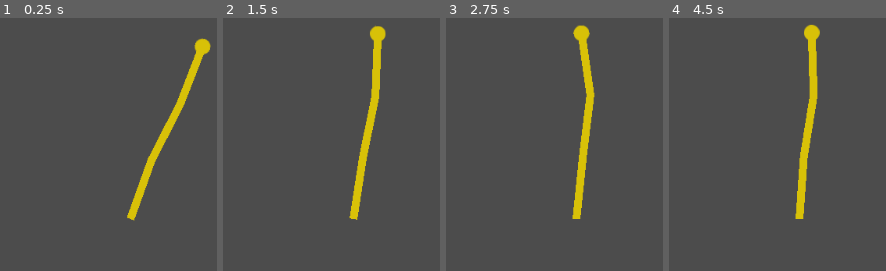
Above: before the commit, frames 1-4 (left to right).
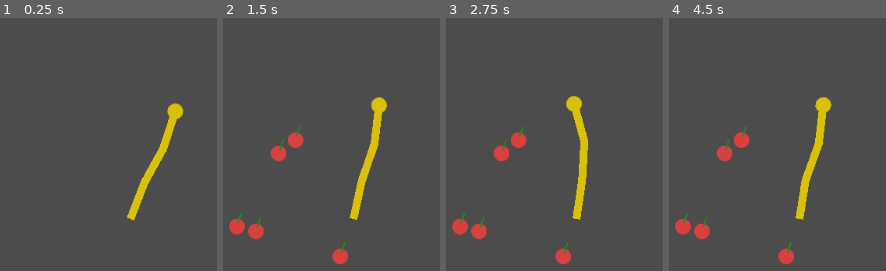
Above: after the commit, the same moments.

Repository: AnJ95/tectonicGiraffe
Game: Godot game, scene res://main/Main.tscn
Two runs of this game, one before a commit and one after it. Both use one fixed random seed, a clock stepped at 60 frames per second and the inputs below.
Inputs:
- Up to frame 1 (0.25 s): no input
- Up to frame 2 (1.5 s): tap W (key_0) at 0.6 s; tap A (key_1) at 0.8, 1.35 s
- Up to frame 3 (2.75 s): tap D (key_2) at 1.55, 2.1 s; tap S (key_3) at 2.3 s
- Up to frame 4 (4.5 s): tap S (key_3) at 2.85 s; tap W (key_0) at 3.05, 3.6 s; tap A (key_1) at 3.8, 4.35 s

The runs differ from the first frame. In frame 1, 2.5% of the frame differs, in the area x 58-98%, y 7-80%; in frame 2, 5.6%; in frame 3, 4.9%; in frame 4, 6.2%, in the area x 2-76%, y 2-98%.

Commit message:
Added Fruits

Diff:
--- /dev/null
+++ b/fruit/Fruit.gd
@@ -0,0 +1,16 @@
+extends Node2D
+
+export(Gradient) var rot_gradient
+
+var is_collected = false
+
+
+func _on_fruit_collected(fruit):
+    if fruit != self:
+        return
+
+    if is_collected:
+        return
+
+    is_collected = true
+    call_deferred("queue_free")
--- /dev/null
+++ b/fruit/Fruit.tscn
@@ -0,0 +1,33 @@
+[gd_scene load_steps=4 format=2]
+
+[ext_resource path="res://fruit/Fruit.gd" type="Script" id=1]
+[ext_resource path="res://assets/sprites/circle.png" type="Texture" id=2]
+
+[sub_resource type="CircleShape2D" id=1]
+
+[node name="Fruit" type="Node2D" groups=[
+"Fruit",
+]]
+script = ExtResource( 1 )
+
+[node name="circle" type="Sprite" parent="."]
+modulate = Color( 0.862745, 0.254902, 0.254902, 1 )
+texture = ExtResource( 2 )
+
+[node name="ColorRect" type="ColorRect" parent="."]
+margin_left = 5.03009
+margin_top = -18.1465
+margin_right = 7.03009
+margin_bottom = -4.14652
+rect_rotation = 19.6
+color = Color( 0.105882, 0.568627, 0.0901961, 1 )
+__meta__ = {
+"_edit_use_anchors_": false
+}
+
+[node name="Area2D" type="Area2D" parent="."]
+visible = false
+
+[node name="CollisionShape2D" type="CollisionShape2D" parent="Area2D"]
+scale = Vector2( 1.5, 1.5 )
+shape = SubResource( 1 )
--- /dev/null
+++ b/main/Main.gd
@@ -0,0 +1,23 @@
+extends Node2D
+
+signal fruit_collected(fruit)
+
+onready var giraffe = $Giraffe
+
+onready var Fruit = preload("res://fruit/Fruit.tscn")
+
+func _ready():
+    connect("fruit_collected", self, "_on_fruit_collected")
+
+func _on_fruit_collected(_fruit):
+    call_deferred("spawn_fruit")
+
+func _on_Timer_timeout():
+    for i in range(5):
+        spawn_fruit()
+
+func spawn_fruit():
+    var fruit = Fruit.instance()
+    connect("fruit_collected", fruit, "_on_fruit_collected")
+    add_child(fruit)
+    fruit.global_position = giraffe.calc_random_reachable_pos()
--- a/main/Main.tscn
+++ b/main/Main.tscn
@@ -1,7 +1,15 @@
-[gd_scene load_steps=2 format=2]
+[gd_scene load_steps=3 format=2]
 
-[ext_resource path="res://neck/Giraffe.tscn" type="PackedScene" id=1]
+[ext_resource path="res://main/Main.gd" type="Script" id=1]
+[ext_resource path="res://neck/Giraffe.tscn" type="PackedScene" id=2]
 
 [node name="Main" type="Node2D"]
+script = ExtResource( 1 )
 
-[node name="Giraffe" parent="." instance=ExtResource( 1 )]
+[node name="Giraffe" parent="." instance=ExtResource( 2 )]
+
+[node name="Timer" type="Timer" parent="."]
+wait_time = 0.5
+one_shot = true
+autostart = true
+[connection signal="timeout" from="Timer" to="." method="_on_Timer_timeout"]
--- a/neck/Giraffe.gd
+++ b/neck/Giraffe.gd
@@ -4,14 +4,24 @@
 onready var head = $Neck/Head
 
 var time = 0
+var is_clone = false
 
 func _ready():
+
+    get_parent().connect("fruit_collected", self, "_on_fruit_collected")
+
     randomize()
     for i in range(3):
         add_segment()
 
+
+
 func _process(delta):
     time += delta
+
+
+func _on_fruit_collected(_fruit):
+    call_deferred("add_segment")
 
 func add_segment():
     # add new segment to heads parent
@@ -24,5 +34,24 @@
     head.position = seg.get_next_seg_local_pos()
 
 func calc_random_reachable_pos():
-    var clone = self.duplicate()
-    print(clone.head.global_position)
+    set_all_angles_random()
+
+    var pos = head.global_position
+
+    restore_all_angles()
+
+    return pos
+
+func set_all_angles_random():
+    # iterate from head to body
+    var seg = head.get_parent()
+    while seg.is_in_group("Seg"):
+        seg.set_angle_random()
+        seg = seg.get_parent()
+
+func restore_all_angles():
+    # iterate from head to body
+    var seg = head.get_parent()
+    while seg.is_in_group("Seg"):
+        seg.restore_angle()
+        seg = seg.get_parent()
--- /dev/null
+++ b/neck/Head.gd
@@ -0,0 +1,13 @@
+extends Node2D
+
+
+
+func _on_Area2D_area_entered(area):
+
+    if !area.get_parent().is_in_group("Fruit"):
+        return
+
+    if area.get_parent().is_collected:
+        return
+
+    get_tree().root.get_node("Main").emit_signal("fruit_collected", area.get_parent())
--- a/neck/Head.tscn
+++ b/neck/Head.tscn
@@ -1,10 +1,12 @@
-[gd_scene load_steps=3 format=2]
+[gd_scene load_steps=4 format=2]
 
 [ext_resource path="res://assets/sprites/circle.png" type="Texture" id=1]
+[ext_resource path="res://neck/Head.gd" type="Script" id=2]
 
 [sub_resource type="CircleShape2D" id=1]
 
 [node name="Head" type="Node2D"]
+script = ExtResource( 2 )
 
 [node name="circle" type="Sprite" parent="."]
 modulate = Color( 0.85098, 0.760784, 0.0352941, 1 )
@@ -14,3 +16,4 @@
 
 [node name="CollisionShape2D" type="CollisionShape2D" parent="Area2D"]
 shape = SubResource( 1 )
+[connection signal="area_entered" from="Area2D" to="." method="_on_Area2D_area_entered"]
--- a/neck/Seg.gd
+++ b/neck/Seg.gd
@@ -15,7 +15,7 @@
 export(float) var wiggle_period = 1.0
 
 export(float) var width = 10
-export(float) var length = 80
+export(float) var length = 50
 
 
 
@@ -37,18 +37,29 @@
     Left, Right
 }
 var keys = ["key_0", "key_1", "key_2", "key_3"]
+var antagonist_keys = {
+    "key_0" : "key_3",
+    "key_3" : "key_0",
+    "key_1" : "key_2",
+    "key_2" : "key_1"
+}
 var actions = [Action.Left, Action.Right]
 
 var key_to_action_map = {}
 
 func init_key_mapping():
-    while actions.size() > 0 and keys.size() > 0:
-        var key = keys[randi()%keys.size()]
-        var action = actions[randi()%actions.size()]
-        key_to_action_map[key] = action
-        print(str(key) + " => " + str(action))
-        keys.erase(key)
-        actions.erase(action)
+    # Var 1:
+#    while actions.size() > 0 and keys.size() > 0:
+#        var key = keys[randi()%keys.size()]
+#        var action = actions[randi()%actions.size()]
+#        key_to_action_map[key] = action
+#        print(str(key) + " => " + str(action))
+#        keys.erase(key)
+#        actions.erase(action)
+
+    var key = keys[randi()%keys.size()]
+    key_to_action_map[key] = Action.Left
+    key_to_action_map[antagonist_keys[key]] = Action.Right
 ############################################
 # LIFE CYCLE
 func init(giraffe):
@@ -88,6 +99,7 @@
 
     angle = clamp(angle, angle_initial - angle_delta_left, angle_initial + angle_delta_right)
 
+
     var wiggle = sin((2*PI) * giraffe.time / wiggle_period)
     wiggle = (wiggle + 1) * 0.5 # [0,1]
     wiggle *= (angle_wiggle_left + angle_wiggle_right) # [0,l+r]
@@ -99,20 +111,32 @@
     angle_initial = rand_range(-0.3, 0.3)
 
     angle_delta_left = rand_range(1.0, 2.2)
-    if randi()%100 < 30: angle_delta_left = 0
+    if randi()%100 < 20: angle_delta_left = 0
 
     angle_delta_right = rand_range(1.0, 2.2)
-    if randi()%100 < 30: angle_delta_right = 0
+    if randi()%100 < 20: angle_delta_right = 0
 
-    angle_speed_left = rand_range(0.1, 0.5)
+    angle_speed_left = rand_range(0.25, 0.5)
     if randi()%100 < 10: angle_speed_left = rand_range(1.5, 2.0)
 
-    angle_speed_right = rand_range(0.1, 0.5)
+    angle_speed_right = rand_range(0.25, 0.5)
     if randi()%100 < 10: angle_speed_right = rand_range(1.5, 2.0)
 
-    angle_wiggle_left = rand_range(0.2, 0.0)
-    angle_wiggle_right = rand_range(0.2, 0.0)
+    angle_wiggle_left = rand_range(0.1, 0.15)
+    angle_wiggle_right = rand_range(0.1, 0.15)
     wiggle_period = rand_range(0.6, 2.0)
 
 func get_next_seg_local_pos():
     return Vector2(0, -length)
+
+
+var stored_rotation
+func set_angle_random():
+    var a_min = angle_initial - angle_delta_left
+    var a_max = angle_initial + angle_delta_right
+
+    stored_rotation = rotation
+    rotation = a_min + (a_max - a_min) * randf()
+
+func restore_angle():
+    rotation = stored_rotation
